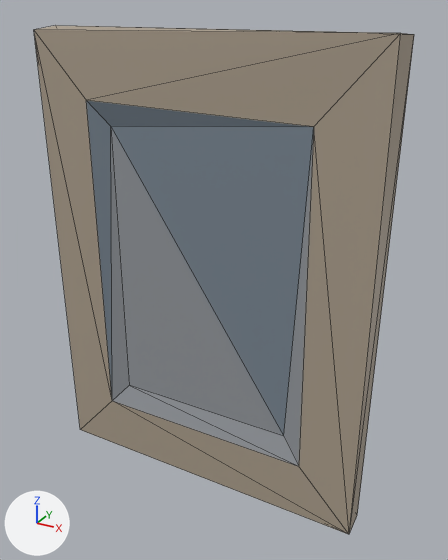
An edit to the glTF model s2/models/train_interior/small_frame.glb, drawn before and after from the same camera.
Both versions are drawn from a 50 mm camera at (0.248, -0.414, 0.414) aimed at (0.015, 0.009, 0.202). Every picture has the same lights, and +X, +Y and +Z are marked at lower left. The first picture is the older version. Mesh edges are drawn as thin lines. Vertices at exactly the same position are counted once.

Names of what the first picture shows: 'small_frame'.
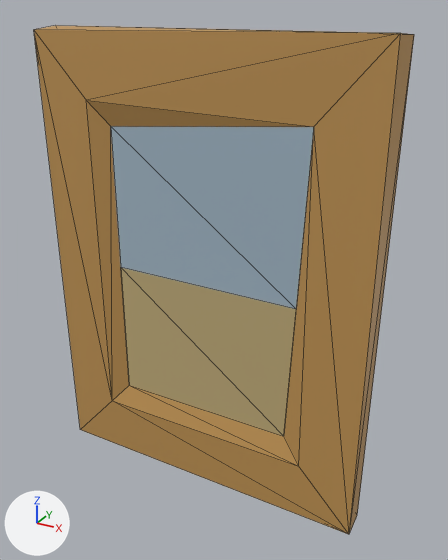
Diff of the bpy script that builds the scene:
```diff
--- a/s2/models/train_interior/small_frame.glb.py
+++ b/s2/models/train_interior/small_frame.glb.py
@@ me_small_frame @@
 # used by ob_small_frame; location = (0.0, 0.0, 0.0)
 # verts and faces of me_small_frame; kept vertices keep their numbers, new ones are numbered from 15
 # before: 8 (-0.082, -0.006, 0.325) at pixel (110, 126), 9 (0.082, -0.006, 0.075) at pixel (283, 436), 10 (0.095, -0.011, 0.34) at pixel (313, 126), 12 (-0.082, -0.006, 0.075) at pixel (129, 385)
-me_small_frame.from_pydata(...)  # 15 vertices, 26 faces; spans x -0.15..0.15, y -0.013..0.013, z 0.0..0.4
+me_small_frame.from_pydata(...)  # 17 vertices, 28 faces; spans x -0.15..0.15, y -0.013..0.013, z 0.0..0.4
+# me_small_frame part 1
+delete_faces([(8, 9, 10), (8, 12, 9)])
+verts[15] = (0.088, -0.008, 0.2)  # pixel (296, 309)
+verts[16] = (-0.082, -0.006, 0.2)  # pixel (120, 267)
+faces += [(9, 16, 12), (8, 16, 15), (9, 15, 16), (8, 15, 10)]
+# me_small_frame part 2: 24 kept faces spanning x -0.15..0.15, y -0.013..0.013, z 0.0..0.4 get new vertex colours
 me_small_frame.materials.append(mat_defaultmaterial)
```

Location of each change, [x1, y1, x2, y2] in pixels of the pictures (448 x 560 px):
part 1 of me_small_frame, built on: [111, 126, 314, 436] in both
part 2 of me_small_frame, recoloured: [34, 25, 414, 534] in both
